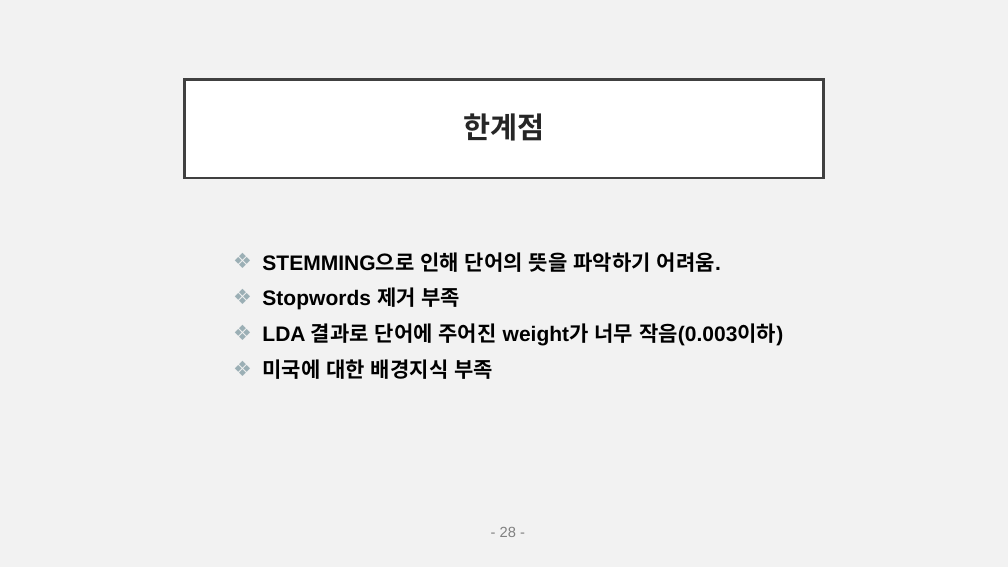
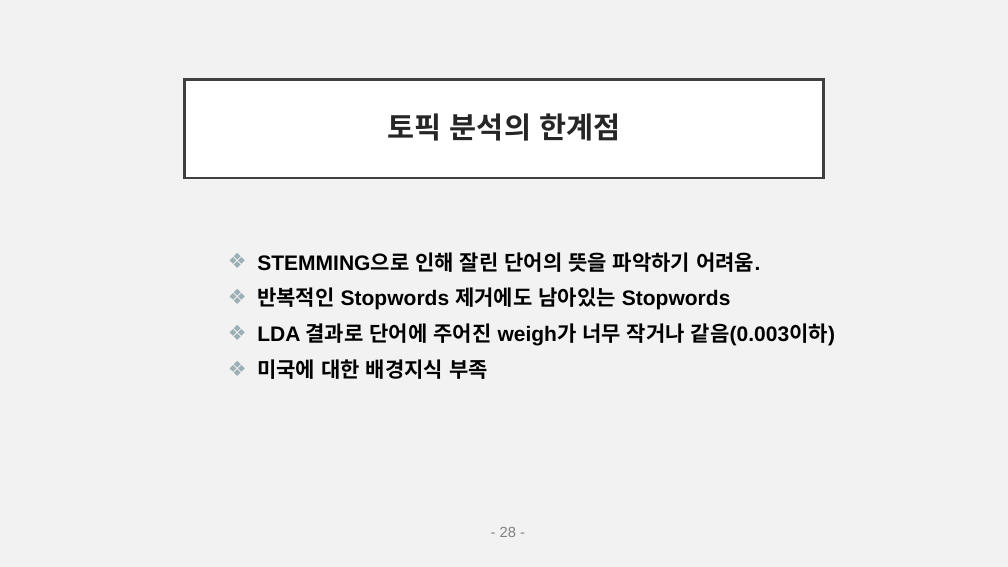
Before and after one commit to EJLEE5826/American_News_Topic_Modeling-using_LDA, a slide deck: slide 29 of final_pptNLP.pptx (slide 28 before the commit). Drawn at 1008x567 pixels with LibreOffice and Linux fonts; fonts in the diff are those of the drawing. Boxes give left, top, right and bottom in pixels: in the first picture for what was removed or moved away, otherwise in the second. Text is boxed around its words. In the diff, an @@ line names an element or a change of style, - is before the commit and + after.

```diff
--- a/final_pptNLP.pptx
+++ b/final_pptNLP.pptx
@@ title at (388, 113, 620, 141): text changed @@
-한계점
+토픽 분석의 한계점
@@ text at (257, 252, 835, 346): text changed @@
-❖ STEMMING으로 인해 단어의 뜻을 파악하기 어려움.
-❖ Stopwords 제거 부족
-❖ LDA 결과로 단어에 주어진 weight가 너무 작음(0.003이하)
+❖ STEMMING으로 인해 잘린 단어의 뜻을 파악하기 어려움.
+❖ 반복적인 Stopwords 제거에도 남아있는 Stopwords
+❖ LDA 결과로 단어에 주어진 weigh가 너무 작거나 같음(0.003이하)
```
Also in this commit, not shown: 17 other slides changed, 1 slide added, 1 other file.
